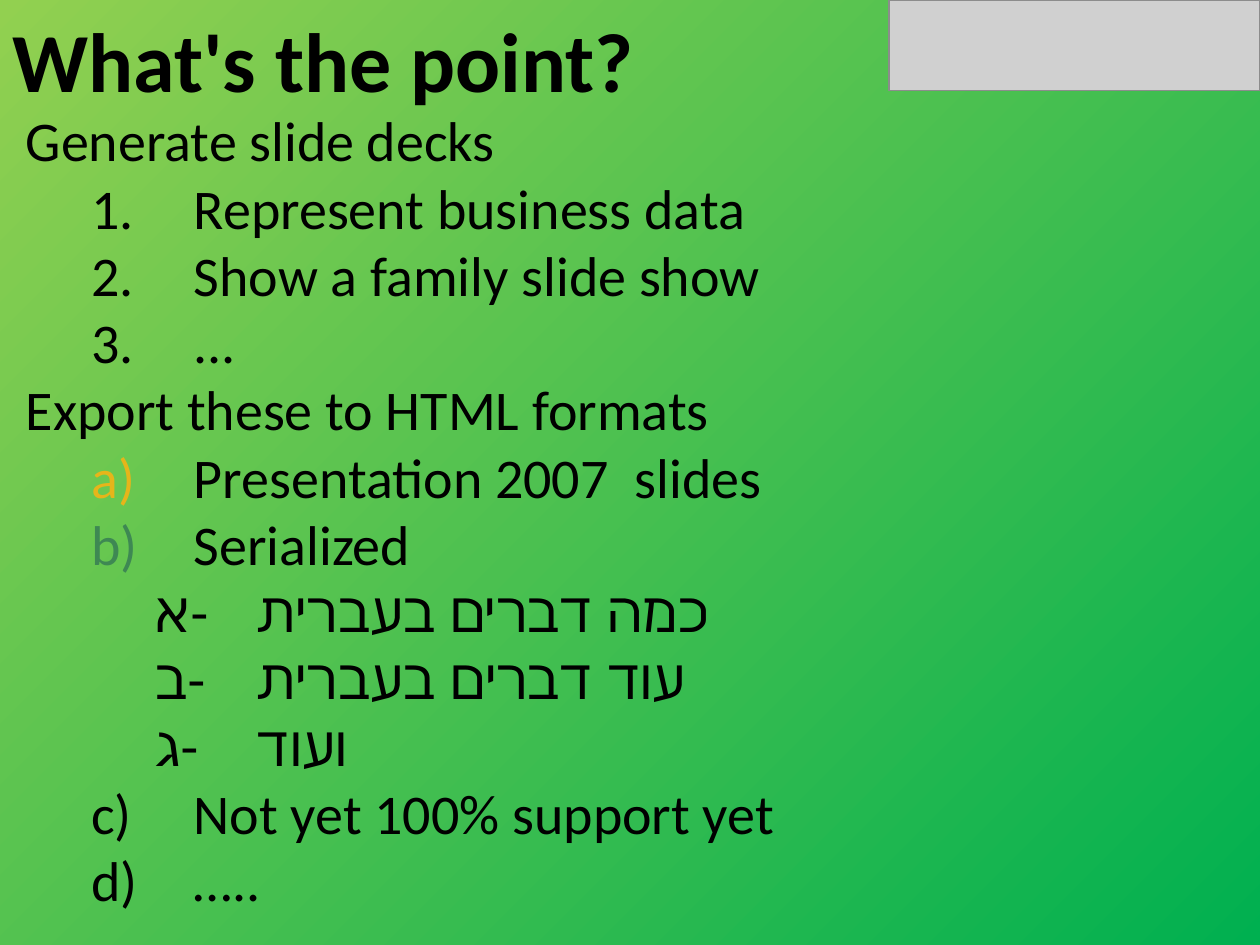
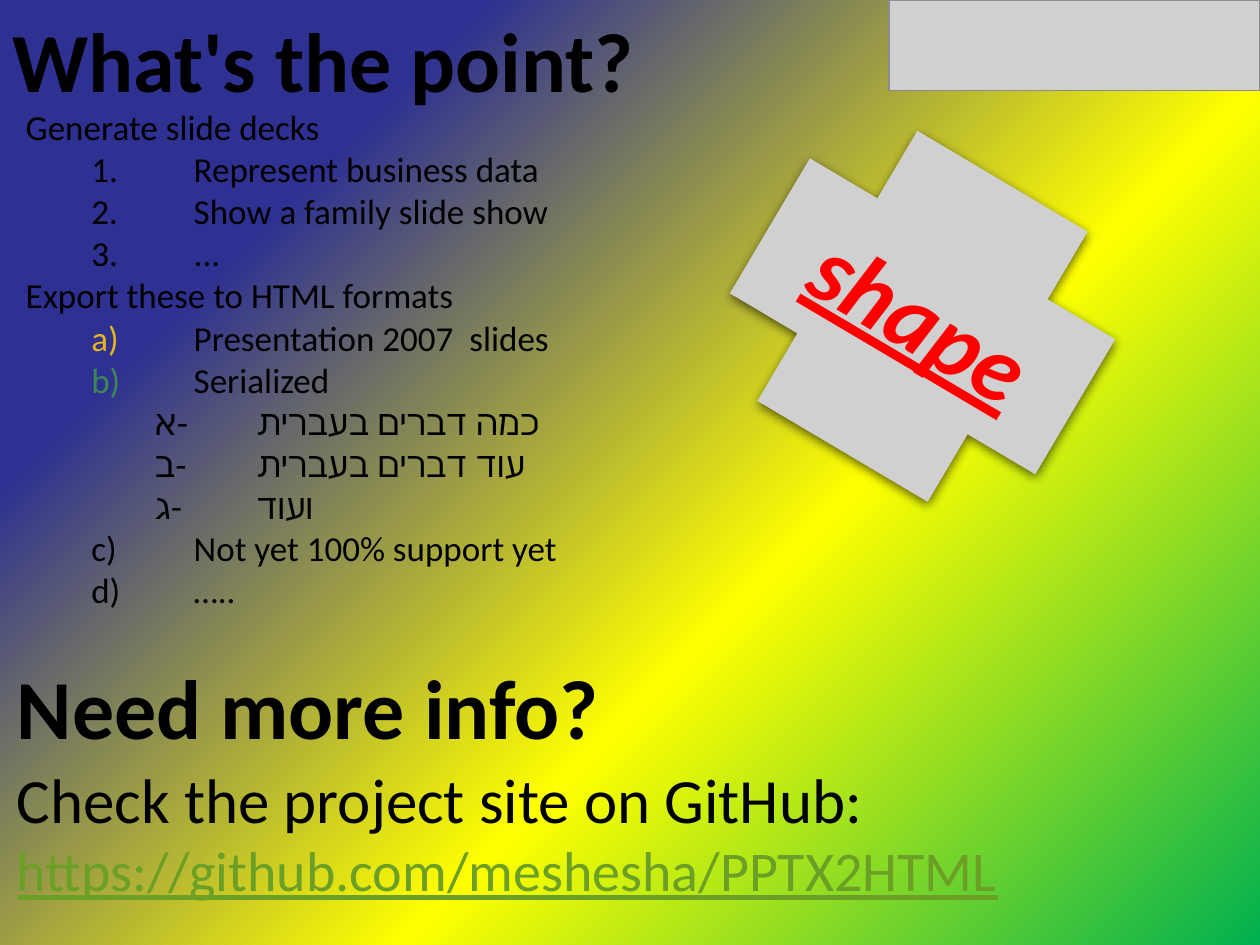
Before and after one commit to meshesha/meshesha.github.io, a slide deck: slide 3 of pptxjs/Sample_12.pptx (slide 4 before the commit). Drawn at 1260x945 pixels with LibreOffice and Linux fonts; fonts in the diff are those of the drawing; grey boxes stand for pictures. Boxes give left, top, right and bottom in pixels: in the first picture for what was removed or moved away, otherwise in the second. Text is boxed around its words. In the diff, an @@ line names an element or a change of style, - is before the commit and + after.

```diff
--- a/pptxjs/Sample_12.pptx
+++ b/pptxjs/Sample_12.pptx
@@ background gradient #92D050 to #00B050 to gradient #2E3092 to #FFFF00 to #00B050 @@
@@ text "Generate slide decks" at box(26, 115, 556, 567): size 32 to 20 pt @@
@@ picture added at box(690, 90, 1155, 541), 54 pt, text #FF0000, bold, italic, underline @@
+shape
@@ text added at box(17, 680, 598, 758), 48 pt, text #000000, bold @@
+Need more info?
@@ text added at box(17, 770, 997, 905), 32 pt, text #6B9F25, underline @@
+Check the project site on GitHub:
+https://github.com/meshesha/PPTX2HTML
```
Also in this commit, not shown: 3 other slides changed, 3 slides removed.
